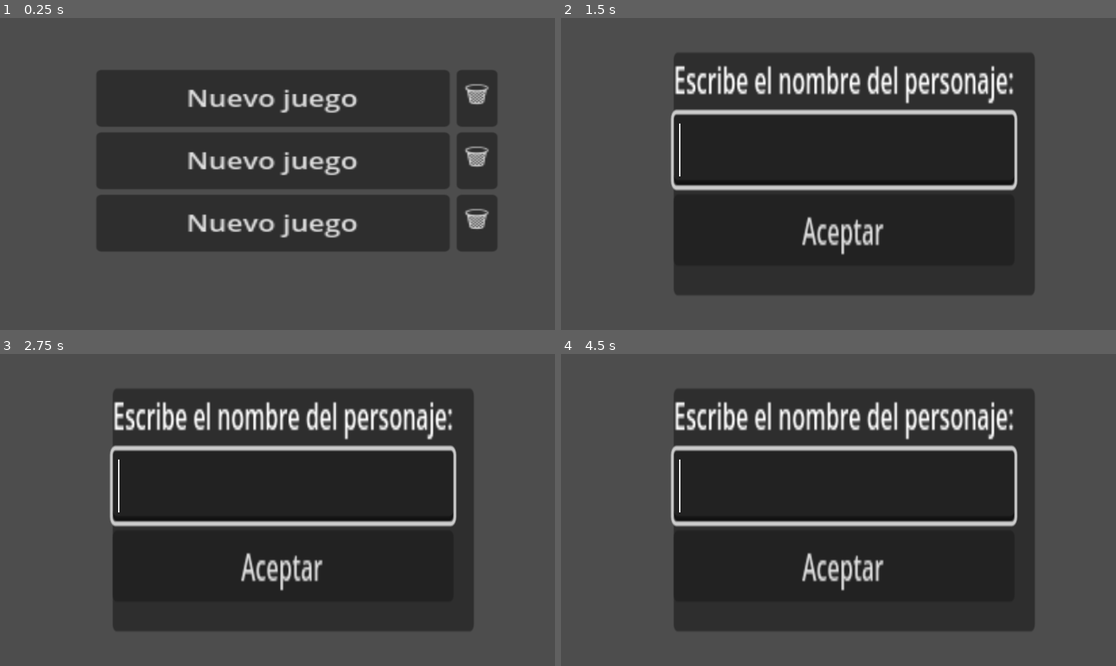
Above: before the commit, frames 1-4 (two rows, left to right).
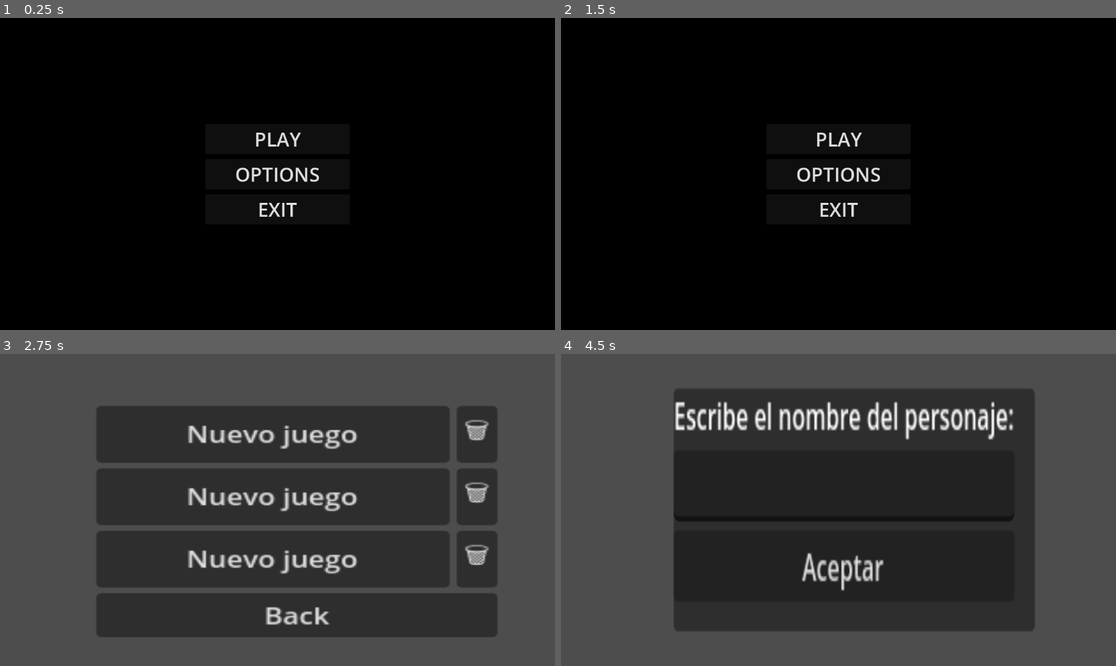
Above: after the commit, the same moments.

Repository: GiROXiO/ProyectoFinal
Game: Godot game, scene res://scenes/start_menu.tscn
Two runs of this game, one before a commit and one after it. Both use one fixed random seed, a clock stepped at 60 frames per second and the inputs below. Before the commit the project starts from res://scenes/Main.tscn.
Inputs (mouse positions are in pixels of both pictures, inside the frame that each line leads up to):
- Up to frame 1 (0.25 s): no input
- Up to frame 2 (1.5 s): click (838, 174) at 0.5 s, where only the run after the commit has a clickable "OPTIONS"; click (838, 174) at 1.25 s, where only the run after the commit has a clickable "BACK"
- Up to frame 3 (2.75 s): click (277, 475) at 2 s, where only the run after the commit has a clickable "PLAY"
- Up to frame 4 (4.5 s): click (855, 616) at 2.75 s, where only the run after the commit has a clickable "Back"; click (838, 475) at 3.5 s, where only the run after the commit has a clickable "PLAY"; click (832, 435) at 4.25 s, where only the run after the commit has a clickable "Nuevo juego"

The runs differ from the first frame. In frame 1, 100% of the frame differs, in the area x 0-100%, y 0-100%; in frame 2, 93%; in frame 3, 23%; in frame 4, 2.8%.

Commit message:
Creando GUI Inicio y Game Over

Diff:
--- a/project.godot
+++ b/project.godot
@@ -11,7 +11,7 @@
 [application]
 
 config/name="ProyectoFinal"
-run/main_scene="uid://b0ocfgbpqjf8v"
+run/main_scene="uid://bojm2kncng13v"
 config/features=PackedStringArray("4.4", "Forward Plus")
 config/icon="res://art/icon.svg"
 
--- /dev/null
+++ b/scenes/game_over_scene.tscn
@@ -0,0 +1,54 @@
+[gd_scene load_steps=2 format=3 uid="uid://60mrl7dh3e7"]
+
+[ext_resource type="Script" uid="uid://bu1wrv1hjlc8g" path="res://scripts/game_over_scene.gd" id="1_64dwf"]
+
+[node name="game_over_scene" type="Control"]
+layout_mode = 3
+anchors_preset = 15
+anchor_right = 1.0
+anchor_bottom = 1.0
+grow_horizontal = 2
+grow_vertical = 2
+script = ExtResource("1_64dwf")
+
+[node name="ColorRect" type="ColorRect" parent="."]
+layout_mode = 1
+anchors_preset = 15
+anchor_right = 1.0
+anchor_bottom = 1.0
+grow_horizontal = 2
+grow_vertical = 2
+color = Color(0, 0, 0, 1)
+
+[node name="VBoxContainer" type="VBoxContainer" parent="ColorRect"]
+layout_mode = 1
+anchors_preset = 8
+anchor_left = 0.5
+anchor_top = 0.5
+anchor_right = 0.5
+anchor_bottom = 0.5
+offset_left = -20.0
+offset_top = -20.0
+offset_right = 20.0
+offset_bottom = 20.0
+grow_horizontal = 2
+grow_vertical = 2
+theme_override_constants/separation = 10
+
+[node name="gamoverLabel" type="Label" parent="ColorRect/VBoxContainer"]
+layout_mode = 2
+theme_override_font_sizes/font_size = 80
+text = "GAME OVER"
+
+[node name="continue" type="Button" parent="ColorRect/VBoxContainer"]
+layout_mode = 2
+theme_override_font_sizes/font_size = 50
+text = "Continue"
+
+[node name="go_start" type="Button" parent="ColorRect/VBoxContainer"]
+layout_mode = 2
+theme_override_font_sizes/font_size = 50
+text = "Go to start menu"
+
+[connection signal="pressed" from="ColorRect/VBoxContainer/continue" to="." method="_on_continue_pressed"]
+[connection signal="pressed" from="ColorRect/VBoxContainer/go_start" to="." method="_on_go_start_pressed"]
--- a/scenes/Main.tscn
+++ b/scenes/interface_save.tscn
@@ -1,8 +1,8 @@
 [gd_scene load_steps=2 format=3 uid="uid://b0ocfgbpqjf8v"]
 
-[ext_resource type="Script" uid="uid://c3e0aodvak0be" path="res://scripts/main.gd" id="1_glv2v"]
+[ext_resource type="Script" uid="uid://c3e0aodvak0be" path="res://scripts/save.gd" id="1_vvhm7"]
 
-[node name="Main" type="Node2D"]
+[node name="interface_save" type="Node2D"]
 
 [node name="Save" type="Control" parent="."]
 layout_mode = 3
@@ -11,7 +11,7 @@
 anchor_bottom = 1.0
 grow_horizontal = 2
 grow_vertical = 2
-script = ExtResource("1_glv2v")
+script = ExtResource("1_vvhm7")
 
 [node name="NewUsernamePanel" type="Panel" parent="Save"]
 visible = false
@@ -88,3 +88,9 @@
 [node name="Delete3" type="Button" parent="Save/CenterContainer/VBoxContainer/HBoxContainer3"]
 layout_mode = 2
 text = "🗑"
+
+[node name="back" type="Button" parent="Save/CenterContainer/VBoxContainer"]
+layout_mode = 2
+text = "Back"
+
+[connection signal="pressed" from="Save/CenterContainer/VBoxContainer/back" to="Save" method="_on_back_pressed"]
--- /dev/null
+++ b/scenes/options.tscn
@@ -0,0 +1,42 @@
+[gd_scene load_steps=2 format=3 uid="uid://yx28mjy06xtf"]
+
+[ext_resource type="Script" uid="uid://oejtxhyvt851" path="res://scripts/options.gd" id="1_c2u1v"]
+
+[node name="options" type="Control"]
+layout_mode = 3
+anchors_preset = 15
+anchor_right = 1.0
+anchor_bottom = 1.0
+grow_horizontal = 2
+grow_vertical = 2
+script = ExtResource("1_c2u1v")
+
+[node name="ColorRect" type="ColorRect" parent="."]
+layout_mode = 1
+anchors_preset = 15
+anchor_right = 1.0
+anchor_bottom = 1.0
+grow_horizontal = 2
+grow_vertical = 2
+color = Color(0, 0, 0, 1)
+
+[node name="VBoxContainer" type="VBoxContainer" parent="ColorRect"]
+layout_mode = 1
+anchors_preset = 8
+anchor_left = 0.5
+anchor_top = 0.5
+anchor_right = 0.5
+anchor_bottom = 0.5
+offset_left = -20.0
+offset_top = -20.0
+offset_right = 20.0
+offset_bottom = 20.0
+grow_horizontal = 2
+grow_vertical = 2
+
+[node name="back" type="Button" parent="ColorRect/VBoxContainer"]
+layout_mode = 2
+theme_override_font_sizes/font_size = 60
+text = "BACK"
+
+[connection signal="pressed" from="ColorRect/VBoxContainer/back" to="." method="_on_back_pressed"]
--- /dev/null
+++ b/scenes/start_menu.tscn
@@ -0,0 +1,57 @@
+[gd_scene load_steps=2 format=3 uid="uid://bojm2kncng13v"]
+
+[ext_resource type="Script" uid="uid://dqu0t5tr6bkmy" path="res://scripts/start_menu.gd" id="1_ouf4f"]
+
+[node name="start_menu" type="Control"]
+layout_mode = 3
+anchors_preset = 15
+anchor_right = 1.0
+anchor_bottom = 1.0
+grow_horizontal = 2
+grow_vertical = 2
+script = ExtResource("1_ouf4f")
+
+[node name="ColorRect" type="ColorRect" parent="."]
+layout_mode = 1
+anchors_preset = 15
+anchor_right = 1.0
+anchor_bottom = 1.0
+grow_horizontal = 2
+grow_vertical = 2
+color = Color(0, 0, 0, 1)
+
+[node name="VBoxContainer" type="VBoxContainer" parent="."]
+layout_mode = 1
+anchors_preset = 8
+anchor_left = 0.5
+anchor_top = 0.5
+anchor_right = 0.5
+anchor_bottom = 0.5
+offset_left = -150.0
+offset_top = -104.5
+offset_right = 150.0
+offset_bottom = 104.5
+grow_horizontal = 2
+grow_vertical = 2
+theme_override_constants/separation = 10
+
+[node name="play" type="Button" parent="VBoxContainer"]
+layout_mode = 2
+theme_override_font_sizes/font_size = 40
+text = "PLAY"
+
+[node name="options" type="Button" parent="VBoxContainer"]
+layout_mode = 2
+theme_override_font_sizes/font_size = 40
+text = "OPTIONS
+"
+
+[node name="exit" type="Button" parent="VBoxContainer"]
+layout_mode = 2
+theme_override_font_sizes/font_size = 40
+text = "EXIT
+"
+
+[connection signal="pressed" from="VBoxContainer/play" to="." method="_on_play_pressed"]
+[connection signal="pressed" from="VBoxContainer/options" to="." method="_on_options_pressed"]
+[connection signal="pressed" from="VBoxContainer/exit" to="." method="_on_exit_pressed"]
--- /dev/null
+++ b/scripts/game_over_scene.gd
@@ -0,0 +1,9 @@
+extends Control
+
+
+func _on_continue_pressed() -> void:
+	pass # Replace with function body.
+
+
+func _on_go_start_pressed() -> void:
+	get_tree().change_scene_to_file("res://scenes/start_menu.tscn")
--- /dev/null
+++ b/scripts/options.gd
@@ -0,0 +1,5 @@
+extends Control
+
+
+func _on_back_pressed() -> void:
+	get_tree().change_scene_to_file("res://scenes/start_menu.tscn")
--- a/scripts/main.gd
+++ b/scripts/save.gd
@@ -113,3 +113,6 @@
 
 func showInfo(text: String):
 	$InfoLabel.text = text
+
+func _on_back_pressed() -> void:
+	get_tree().change_scene_to_file("res://scenes/start_menu.tscn")
--- /dev/null
+++ b/scripts/start_menu.gd
@@ -0,0 +1,13 @@
+extends Control
+
+
+func _on_play_pressed() -> void:
+	get_tree().change_scene_to_file("res://scenes/interface_save.tscn")
+
+
+func _on_options_pressed() -> void:
+	get_tree().change_scene_to_file("res://scenes/options.tscn")
+
+
+func _on_exit_pressed() -> void:
+	get_tree().quit()
Not shown, added: scripts/game_over_scene.gd.uid
Not shown, added: scripts/options.gd.uid
Renamed: scripts/main.gd.uid -> scripts/save.gd.uid
Not shown, added: scripts/start_menu.gd.uid
